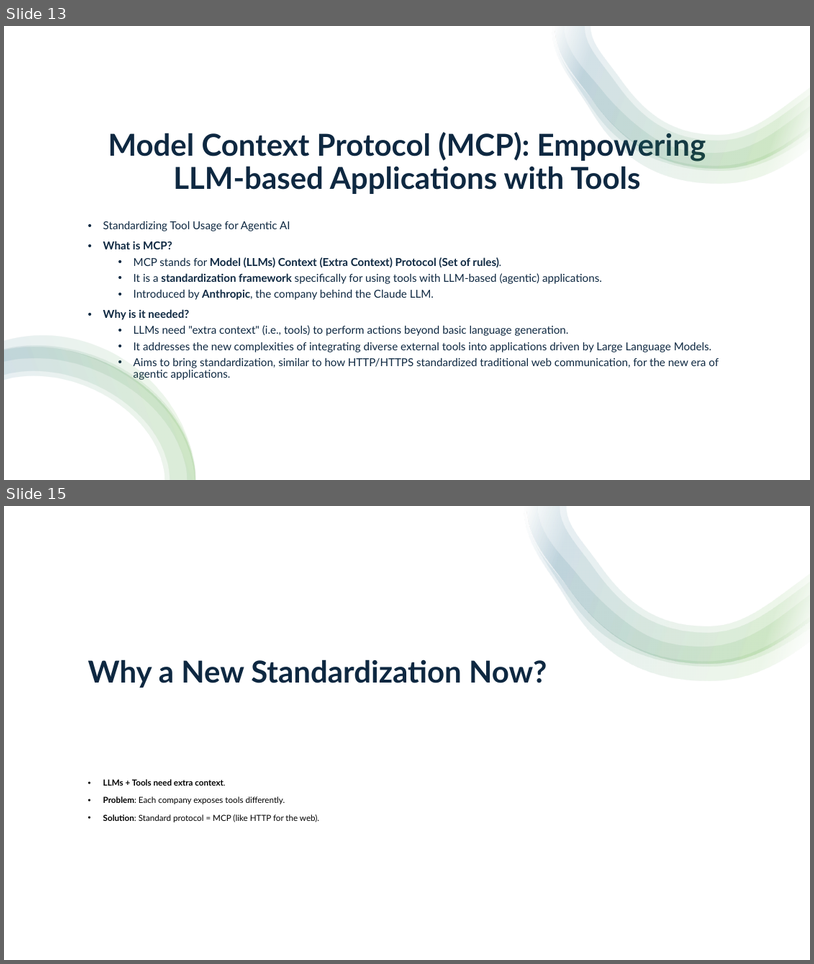
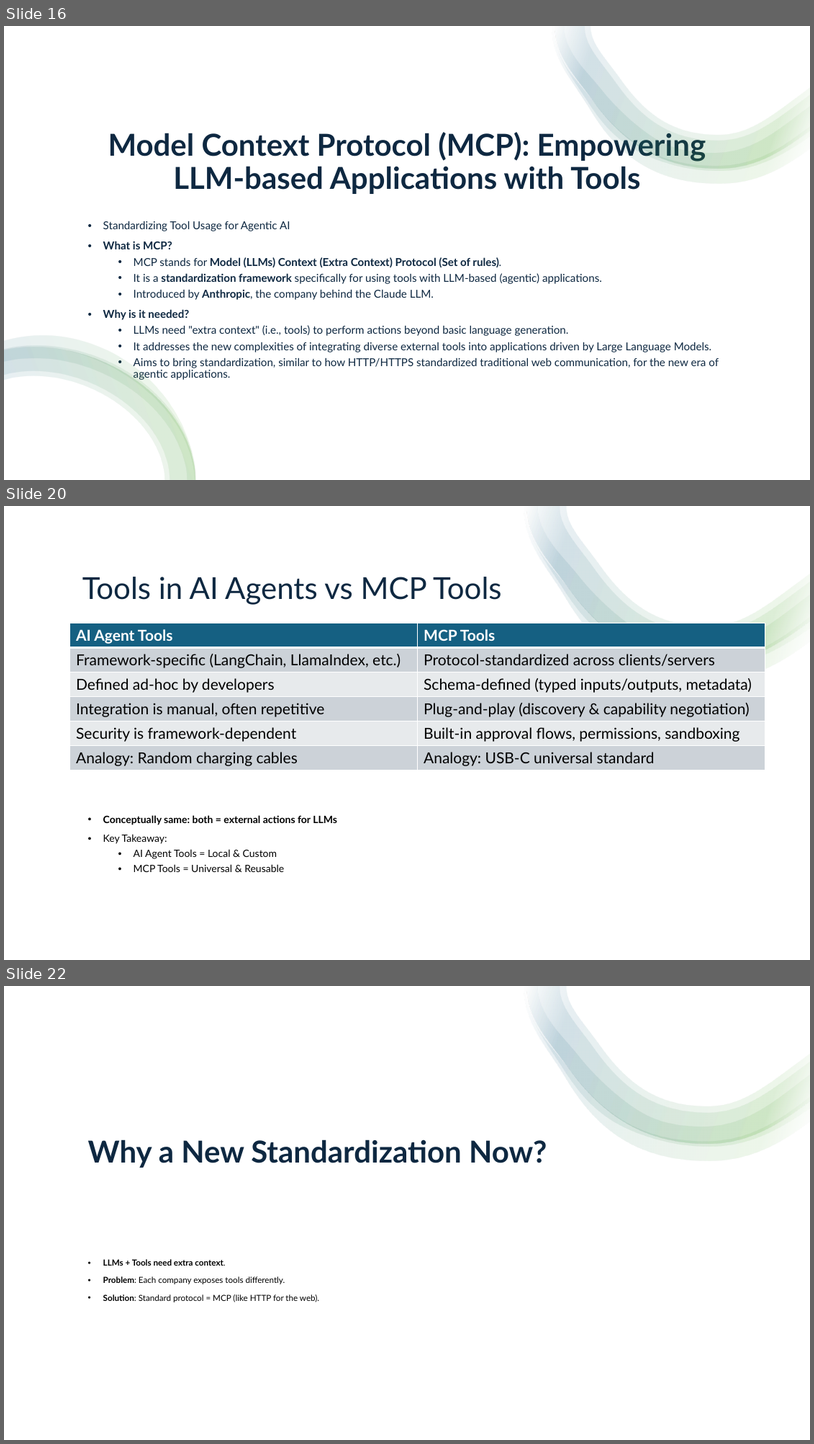
Before and after one commit to aravind07d/Artificial-Intelligent--Presentations, a slide deck: MCP.pptx. Shown one above the other, each under a label of ours: slides 13 and 15 before the commit, slides 16, 20 and 22 after it; the slides between them are not shown. The pictures are 814x964 and 814x1444 pixels, drawn with LibreOffice and Linux fonts; fonts in the diff are those of the drawing. Boxes give left, top, right and bottom in pixels: in the first picture for what was removed or moved away, otherwise in the second. Text is boxed around its words. In the diff, an @@ line names an element or a change of style, - is before the commit and + after.

Commit message:
update the same file
modified with some more information

```diff
--- a/MCP.pptx
+++ b/MCP.pptx
@@ slide 20 added at (4,506,810,960), background #FFFFFF @@
@@ rectangle added at (4,506,810,960), fill #FFFFFF @@
@@ group added at (525,506,810,681): 4 freeform shapes @@
@@ title added at (82,577,502,605), 36 pt, text #0E2841 @@
+Tools in AI Agents vs MCP Tools
@@ table added at (70,623,766,770), 6 rows, 2 columns @@
+AI Agent Tools | MCP Tools
+Framework-specific (LangChain, LlamaIndex, etc.) | Protocol-standardized across clients/servers
+Defined ad-hoc by developers | Schema-defined (typed inputs/outputs, metadata)
+Integration is manual, often repetitive | Plug-and-play (discovery & capability negotiation)
+Security is framework-dependent | Built-in approval flows, permissions, sandboxing
+Analogy: Random charging cables | Analogy: USB-C universal standard
@@ text added at (103,815,337,872), 12 pt, text #000000 @@
+• Conceptually same: both = external actions for LLMs
+• Key Takeaway:
+  • AI Agent Tools = Local & Custom
+  • MCP Tools = Universal & Reusable
@@ what was slide 13 is now slide 16 @@
@@ what was slide 15 is now slide 22 @@
```
Also in this commit, not shown: 2 slides changed, 8 other slides added.
